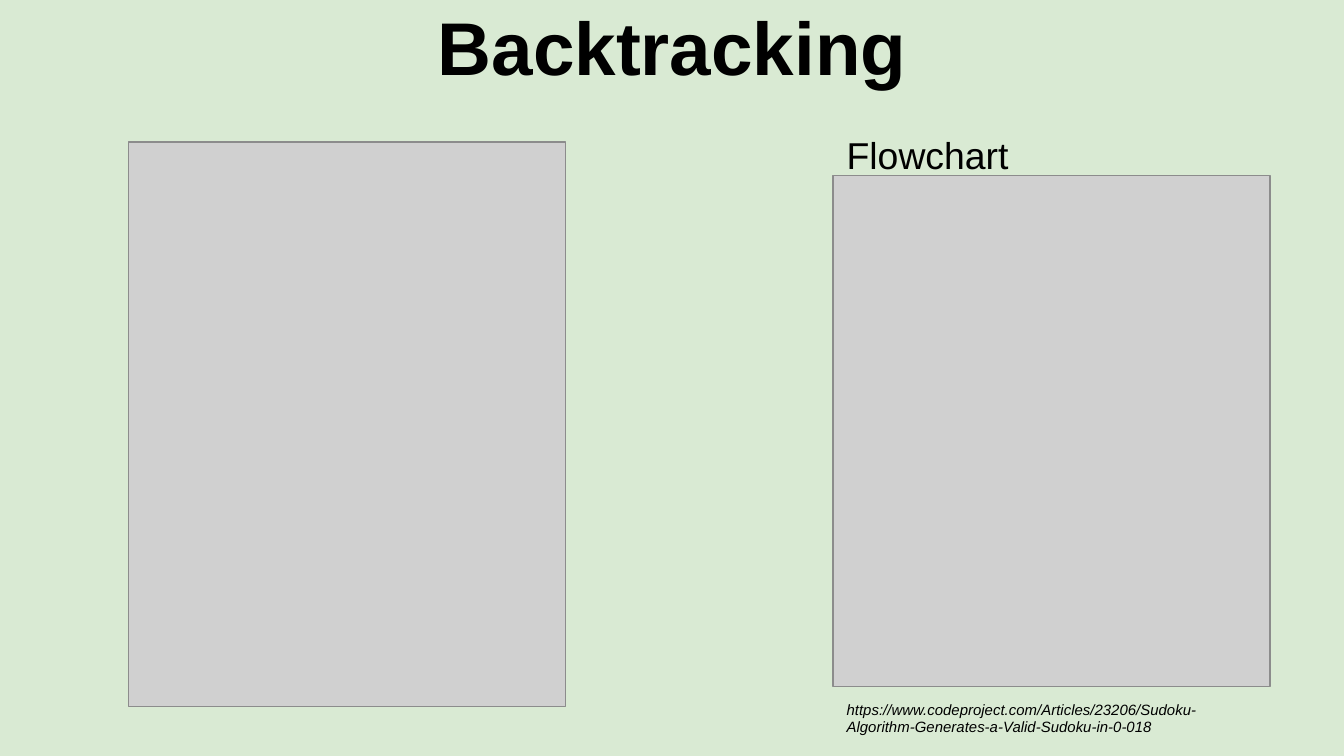
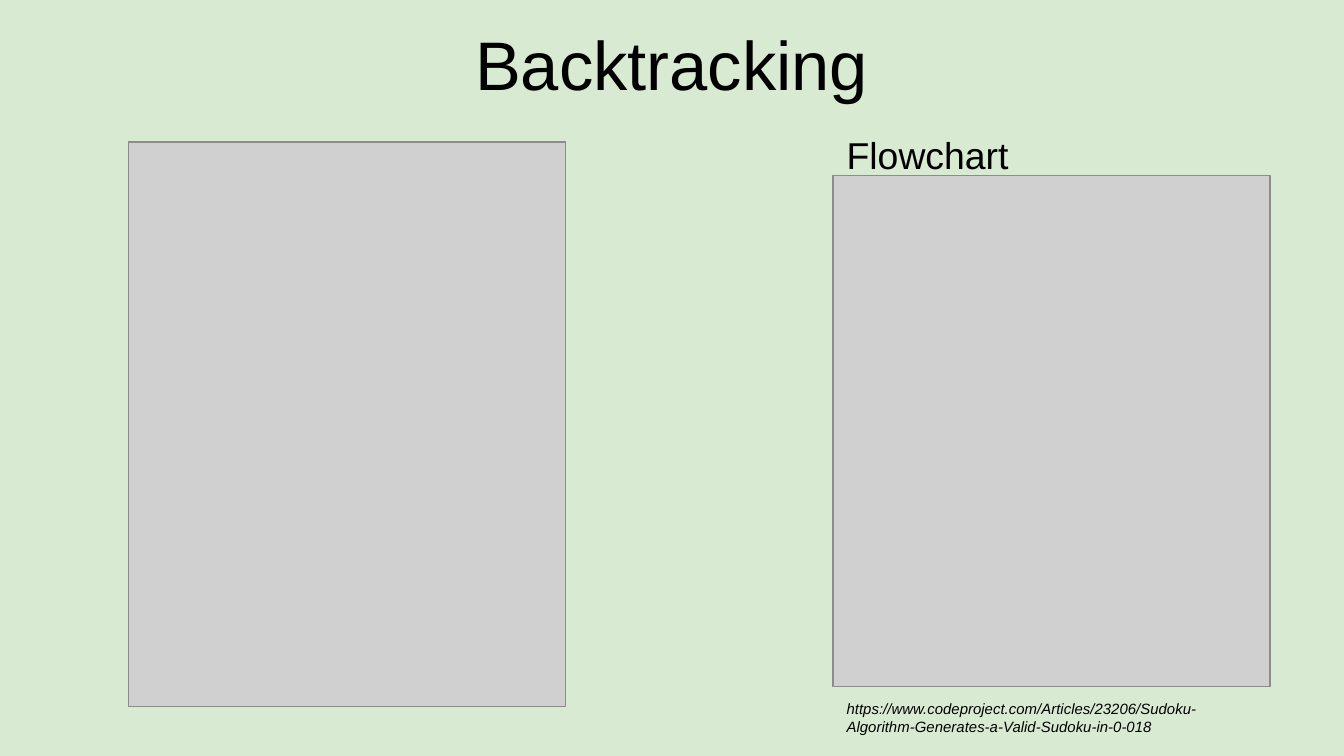
Before and after one commit to jcushing1/Example-Projects, a slide deck: slide 12 of sudoku.pptx. Drawn at 1344x756 pixels with LibreOffice and Linux fonts; fonts in the diff are those of the drawing; grey boxes stand for pictures. Boxes give left, top, right and bottom in pixels: in the first picture for what was removed or moved away, otherwise in the second. Text is boxed around its words. In the diff, an @@ line names an element or a change of style, - is before the commit and + after.

```diff
--- a/sudoku.pptx
+++ b/sudoku.pptx
@@ title "Backtracking" at <box>475,40,868,103</box>: size 40 to 36.8 pt, bold off @@
```
Also in this commit, not shown: 18 other slides changed.
